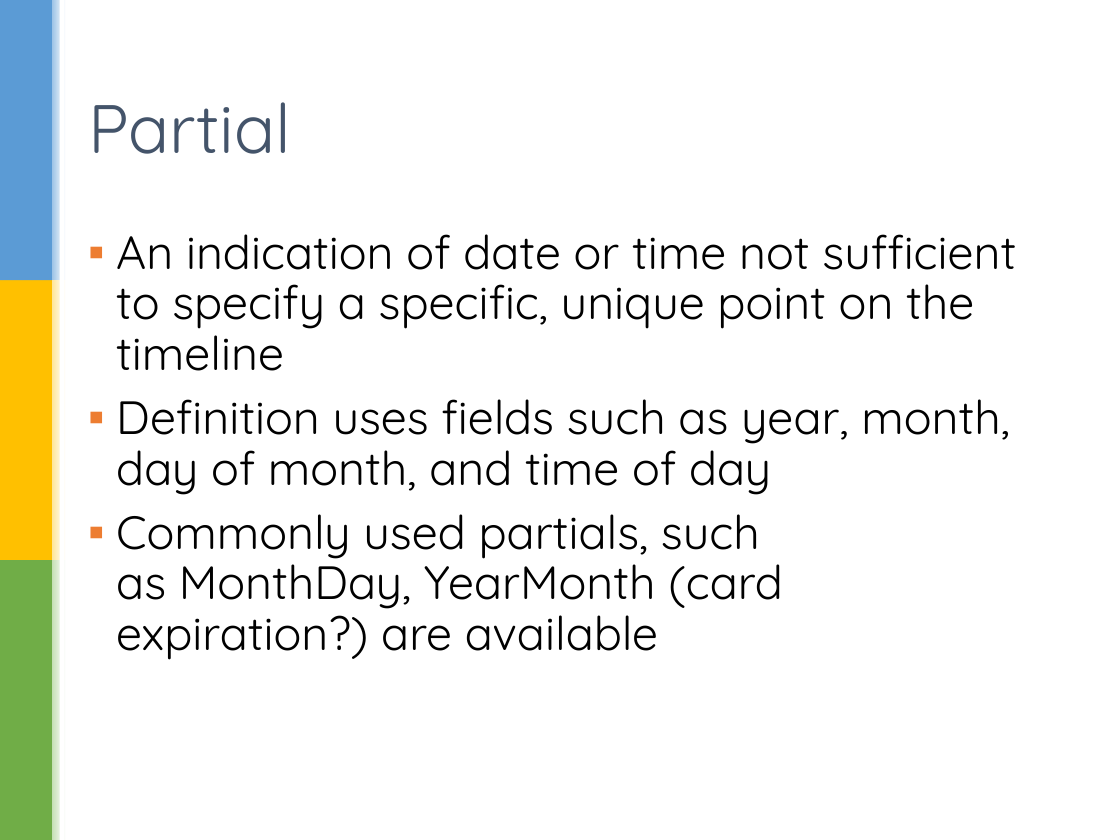
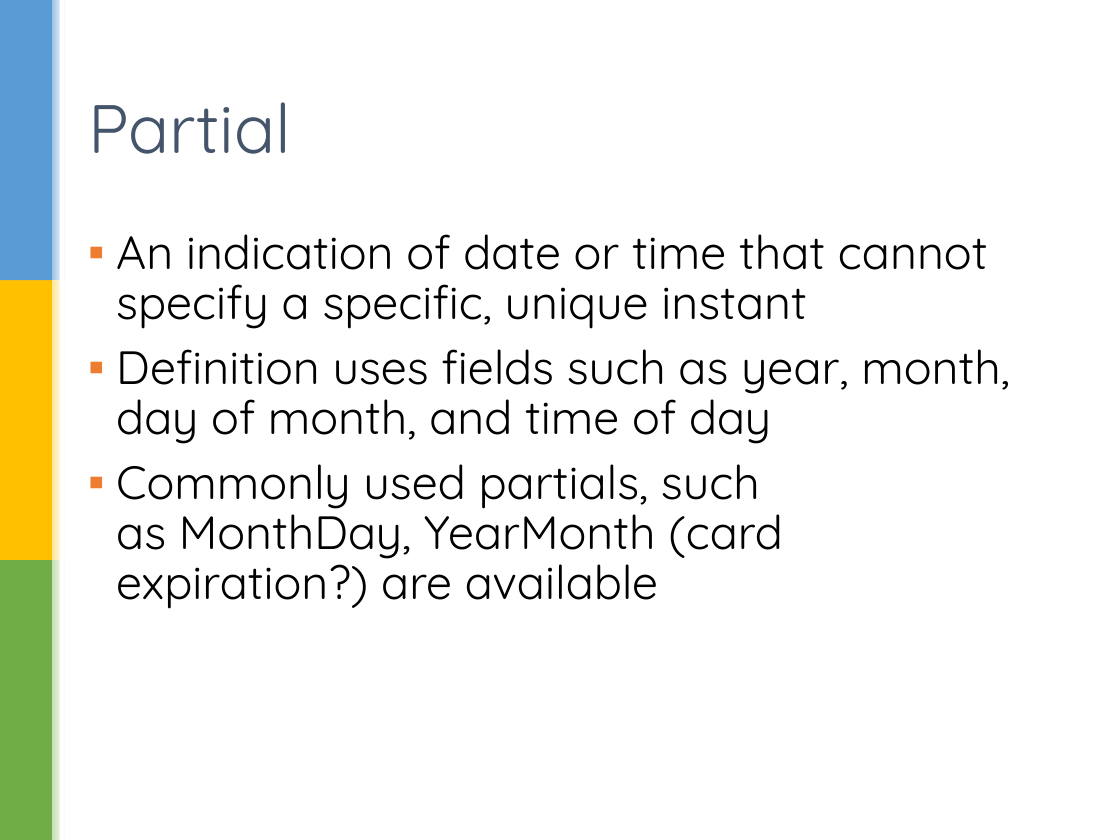
Before and after one commit to sualeh/make-a-date, a slide deck: slide 23 of Java 8 Date and Time API.pptx. Drawn at 1120x840 pixels with LibreOffice and Linux fonts; fonts in the diff are those of the drawing; background and template pictures are left out. Boxes give left, top, right and bottom in pixels: in the first picture for what was removed or moved away, otherwise in the second. Text is boxed around its words. In the diff, an @@ line names an element or a change of style, - is before the commit and + after.

```diff
--- a/Java 8 Date and Time API.pptx
+++ b/Java 8 Date and Time API.pptx
@@ text at bbox=[116, 234, 988, 329]: text changed @@
-▪ An indication of date or time not sufficient to specify a specific, unique point on the timeline
+▪ An indication of date or time that cannot specify a specific, unique instant
```
Also in this commit, not shown: 23 other slides changed.
